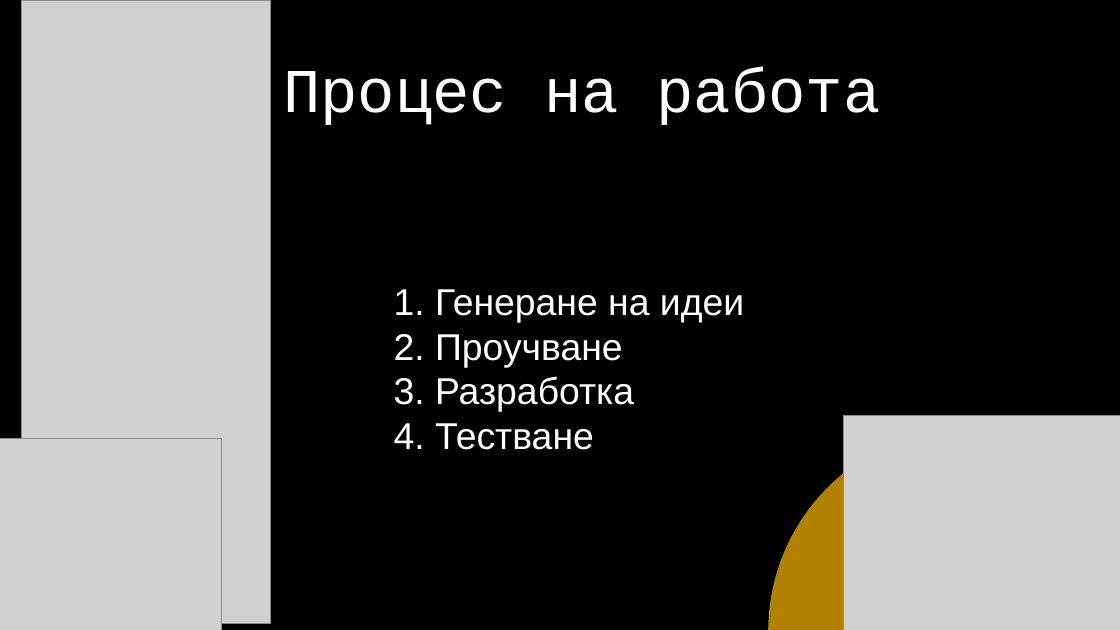
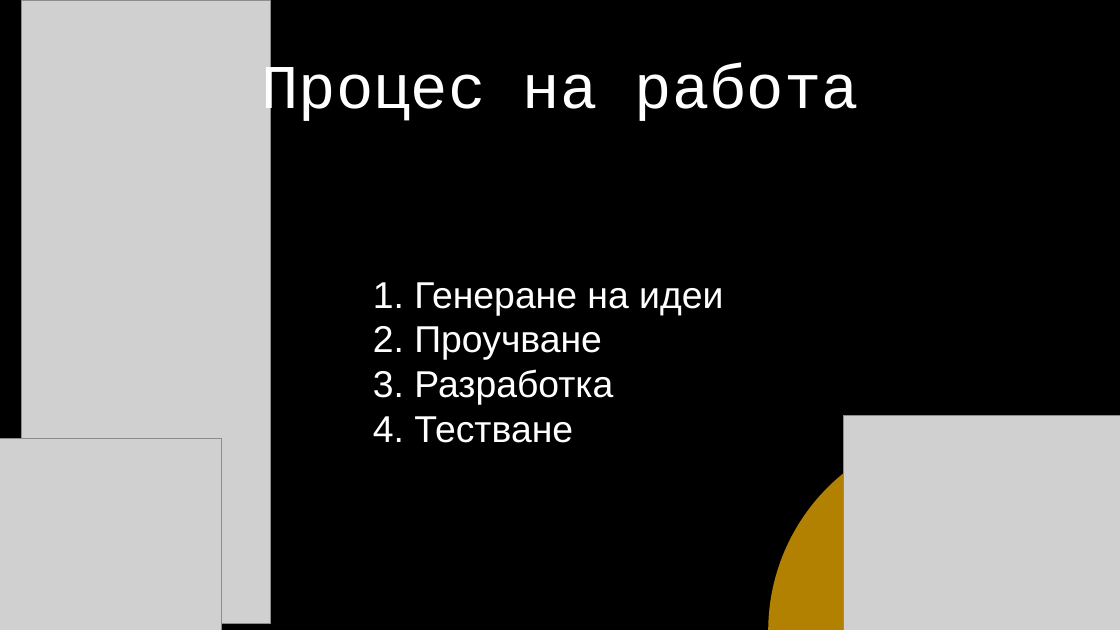
Before and after one commit to KrisD16/HackTUES128velit, a slide deck: slide 6 of presentation_hacktues.pptx. Drawn at 1120x630 pixels with LibreOffice and Linux fonts; fonts in the diff are those of the drawing; grey boxes stand for pictures; background and template pictures are left out. Boxes give left, top, right and bottom in pixels: in the first picture for what was removed or moved away, otherwise in the second. Text is boxed around its words. In the diff, an @@ line names an element or a change of style, - is before the commit and + after.

```diff
--- a/presentation_hacktues.pptx
+++ b/presentation_hacktues.pptx
@@ text "Процес на работа": place and size @@
-text "Процес на работа" at (283,67,880,125)
+text "Процес на работа" at (262,64,859,125)
@@ text "1. Генеране на идеи": place and size @@
-text "1. Генеране на идеи" at (394,289,744,450)
+text "1. Генеране на идеи" at (373,282,723,443)
```
Also in this commit, not shown: 4 other slides changed, 1 slide added.
